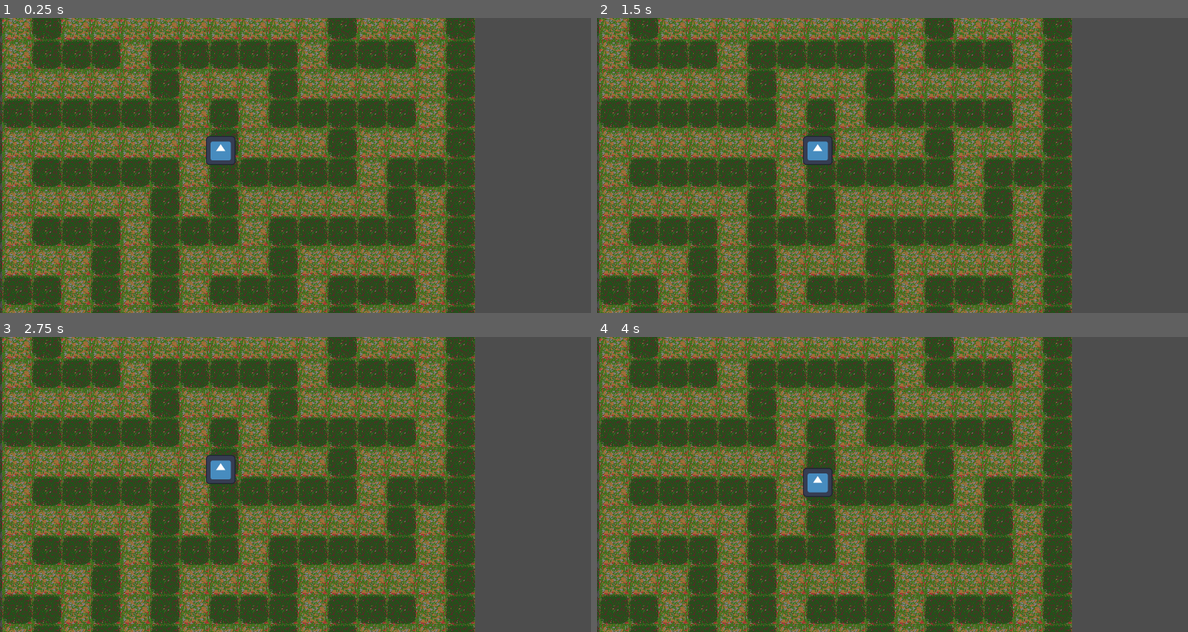
Above: before the commit, frames 1-4 (two rows, left to right).
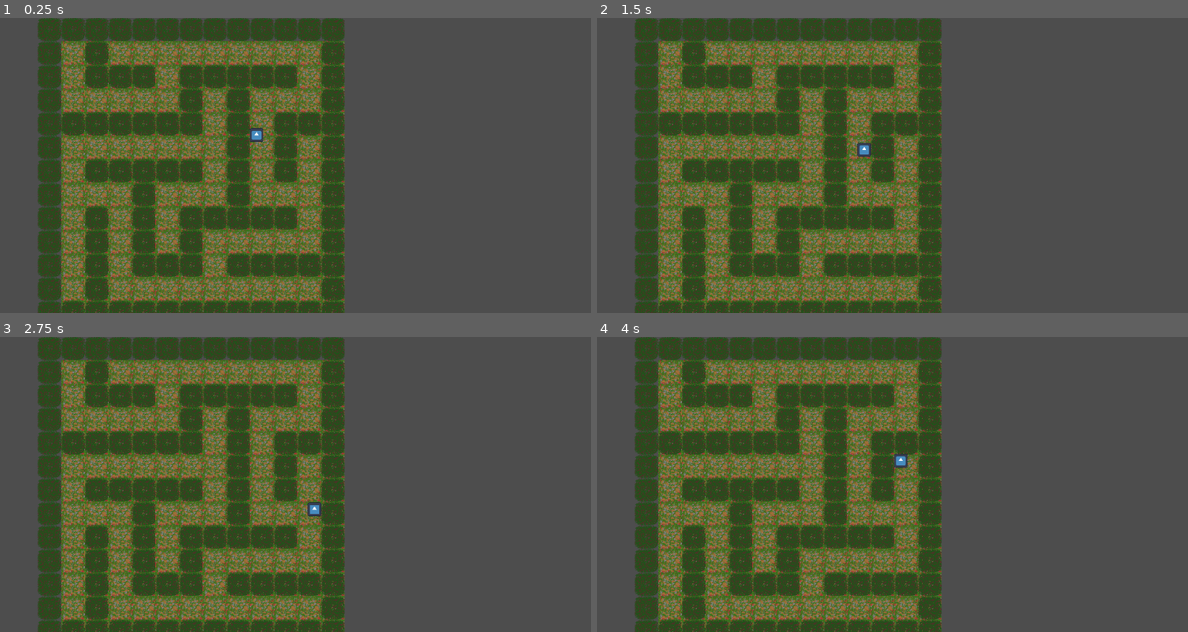
Above: after the commit, the same moments.

Repository: Pixelazation/CutTheCrop
Game: Godot game, scene res://scenes/test.tscn
Same seed, same stepped clock (60 frames per second), same inputs: the game is played once before the commit and once after it. The engine's default icon, where the game draws it, is replaced by a stand-in: a white triangle on a blue panel in a dark square.
Inputs:
- Up to frame 1 (0.25 s): no input
- Up to frame 2 (1.5 s): tap Enter at 0.5 s; hold Right (ui_right) 0.53-1.28 s; tap Space at 1.25 s; hold Down (ui_down) from 1.28 s (still down)
- Up to frame 3 (2.75 s): release Down (ui_down) at 2.03 s; hold Right (ui_right) from 2.03 s (still down)
- Up to frame 4 (4 s): release Right (ui_right) at 2.78 s; hold Up (ui_up) 2.78-3.53 s; hold Left (ui_left) from 3.53 s (still down)

The runs differ from the first frame. In frame 1, 69% of the frame differs, in the area x 0-81%, y 0-100%; in frame 2, 69%; in frame 3, 69%; in frame 4, 69%.

Commit message:
[Fix][Joshua] Reduced grid size for visibility and fixed player spawning in walls

Diff:
--- a/Globals.gd
+++ b/Globals.gd
@@ -1,3 +1,3 @@
 extends Node
 
-var grid_size = 15
+var grid_size = 11
--- a/project.godot
+++ b/project.godot
@@ -23,6 +23,7 @@
 
 window/size/viewport_width=1280
 window/size/viewport_height=640
+window/stretch/scale=0.8
 
 [dotnet]
 
--- a/scenes/player.gd
+++ b/scenes/player.gd
@@ -2,6 +2,11 @@
 
 @export var speed: float = 200  # Movement speed
 @onready var tilemap = $"../TileMapLayer"  # Adjust path if needed
+
+func _ready():
+	var initial_position = position
+	if is_colliding_with_walls(initial_position):
+		position = find_nearest_non_wall_tile(initial_position)
 
 func _process(delta):
 	move_character(delta)
@@ -22,11 +27,31 @@
 	velocity = direction * speed
 	move_and_slide()
 
-
 func is_colliding_with_walls(target_position: Vector2) -> bool:
 	if tilemap:
 		var tile_pos = tilemap.local_to_map(target_position)
-		var tile_data = tilemap.get_cell_tile_data(1, tile_pos)  # Layer 1 = "walls"
+		var tile_data = tilemap.get_cell_tile_data(tile_pos)  # Layer 1 = "walls"
 
 		return tile_data != null and tile_data.get_collision_polygons_count() > 0
 	return false
+
+func find_nearest_non_wall_tile(start_position: Vector2) -> Vector2:
+	var directions = [
+		Vector2(1, 0), Vector2(-1, 0), Vector2(0, 1), Vector2(0, -1),
+		Vector2(1, 1), Vector2(-1, -1), Vector2(1, -1), Vector2(-1, 1)
+	]
+	var queue = [start_position]
+	var visited = {}
+	visited[start_position] = true
+
+	while queue.size() > 0:
+		var current_position = queue.pop_front()
+		for direction in directions:
+			var new_position = current_position + direction * tilemap.cell_size
+			if not visited.has(new_position):
+				if not is_colliding_with_walls(new_position):
+					return new_position
+				queue.append(new_position)
+				visited[new_position] = true
+
+	return start_position
--- a/scenes/test.tscn
+++ b/scenes/test.tscn
@@ -393,7 +393,7 @@
 sources/1 = SubResource("TileSetAtlasSource_j5jx5")
 
 [sub_resource type="RectangleShape2D" id="RectangleShape2D_74lek"]
-size = Vector2(60, 59)
+size = Vector2(35, 34.5)
 
 [node name="Node" type="Node2D"]
 
@@ -413,12 +413,12 @@
 script = ExtResource("2_bl13t")
 
 [node name="CollisionShape2D" type="CollisionShape2D" parent="CharacterBody2D"]
-position = Vector2(96, 97)
+position = Vector2(146.5, 50.25)
 shape = SubResource("RectangleShape2D_74lek")
 
 [node name="player" type="Sprite2D" parent="CharacterBody2D"]
-position = Vector2(64, 65)
-scale = Vector2(0.5, 0.492188)
+position = Vector2(128, 32)
+scale = Vector2(0.289063, 0.289063)
 texture = ExtResource("1_errlg")
 centered = false
 
